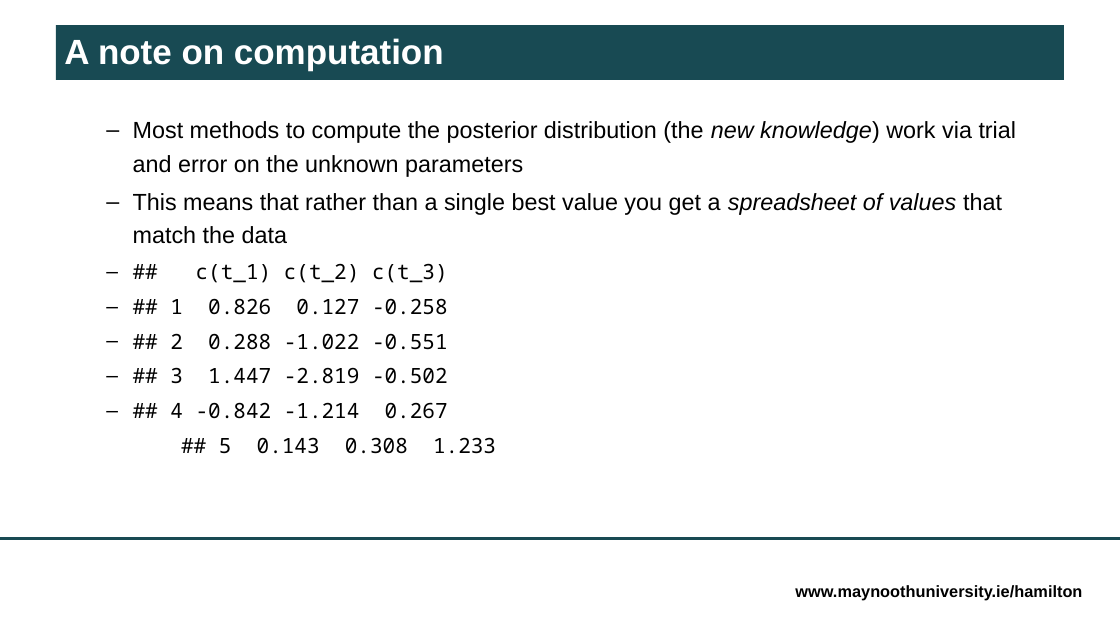
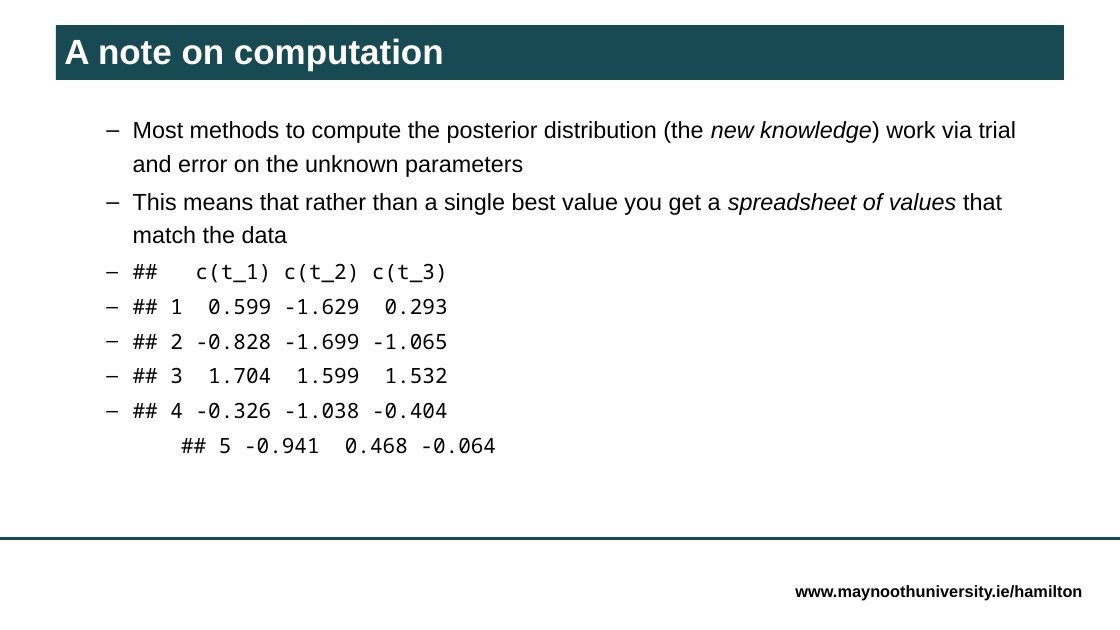
Before and after one commit to andrewcparnell/INQUA_20190730, a slide deck: slide 9 of index.pptx. Drawn at 1120x630 pixels with LibreOffice and Linux fonts; fonts in the diff are those of the drawing; background and template pictures are left out. Boxes give left, top, right and bottom in pixels: in the first picture for what was removed or moved away, otherwise in the second. Text is boxed around its words. In the diff, an @@ line names an element or a change of style, - is before the commit and + after.

```diff
--- a/index.pptx
+++ b/index.pptx
@@ text at (x1=170, y1=263, x2=496, y2=454): text changed @@
-## c(t_1) c(t_2) c(t_3)
-## 1 0.826 0.127 -0.258
-## 2 0.288 -1.022 -0.551
-## 3 1.447 -2.819 -0.502
-## 4 -0.842 -1.214 0.267
-## 5 0.143 0.308 1.233
+## c(t_1) c(t_2) c(t_3)
+## 1 0.599 -1.629 0.293
+## 2 -0.828 -1.699 -1.065
+## 3 1.704 1.599 1.532
+## 4 -0.326 -1.038 -0.404
+## 5 -0.941 0.468 -0.064
```
Also in this commit, not shown: 1 other slide changed, 3 other files.
